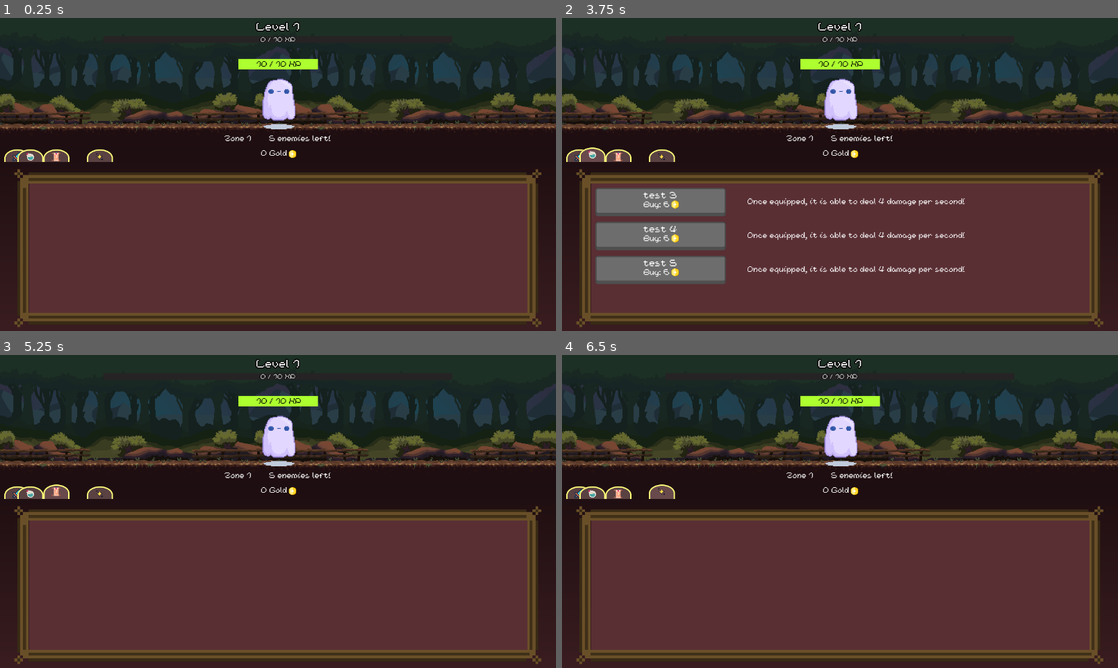
Above: before the commit, frames 1-4 (two rows, left to right).
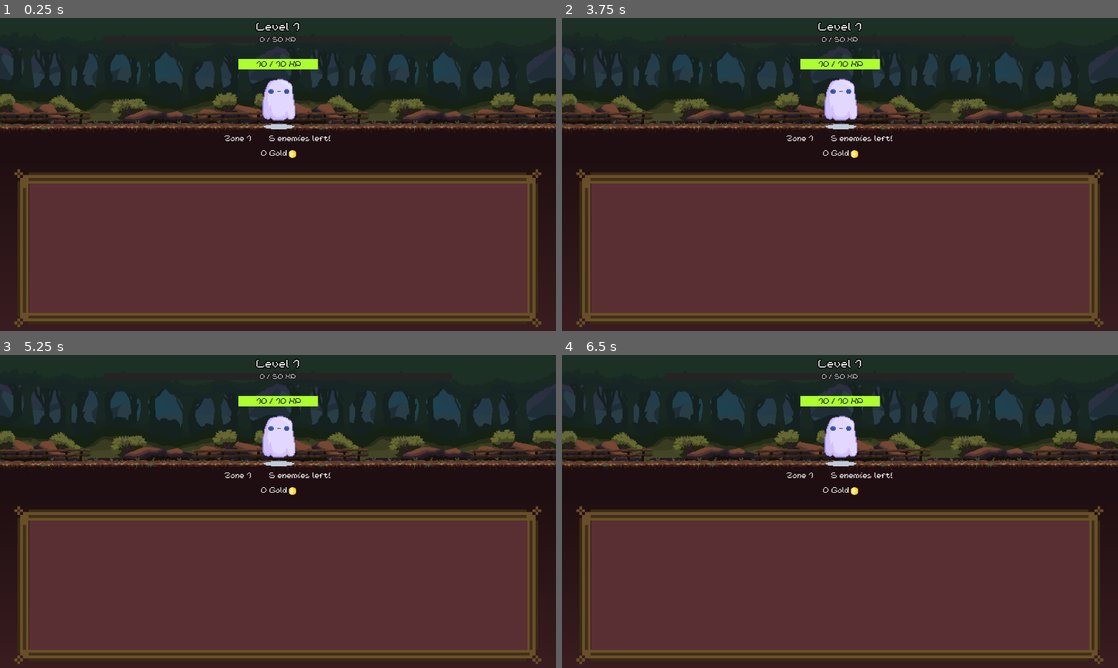
Above: after the commit, the same moments.

Repository: TTTaevas/SwordVenture
Game: Godot game, scene res://game.tscn
Same seed, same stepped clock (60 frames per second), same inputs: the game is played once before the commit and once after it.
Inputs (mouse positions are in pixels of both pictures, inside the frame that each line leads up to):
- Up to frame 1 (0.25 s): no input
- Up to frame 2 (3.75 s): click (578, 155) at 0.52 s; click (589, 155) at 1.27 s; click (617, 155) at 2.02 s; click (662, 155) at 2.77 s; click (578, 155) at 3.52 s
- Up to frame 3 (5.25 s): click (27, 492) at 4.27 s; click (55, 492) at 5.02 s
- Up to frame 4 (6.5 s): click (662, 492) at 5.77 s

The runs differ from the first frame. In frame 1, 0.6% of the frame differs, in the area x 0-54%, y 6-46%; in frame 2, 7.9%, in the area x 0-73%, y 6-85%; in frame 3, 0.7%; in frame 4, 0.7%.

Commit message:
working shop and swordsgit add .

Diff:
--- a/bottom_screen.gd
+++ b/bottom_screen.gd
@@ -3,19 +3,26 @@
 signal gold_change
 
 var categories = [
-	{"name": "swords", "sprite": "res://sprites/icons/sword.png", "level_required": 1},
-	{"name": "potions", "sprite": "res://sprites/icons/potion.png", "level_required": 4},
-	{"name": "scrolls", "sprite": "res://sprites/icons/scroll.png", "level_required": 10},
-	{"name": "enchantments", "sprite": "res://sprites/icons/spark.png", "level_required": 20},
+	{"name": "swords", "sprite": "res://sprites/icons/sword.png", "required_level": 2},
+	{"name": "potions", "sprite": "res://sprites/icons/potion.png", "required_level": 3}, #4
+	{"name": "scrolls", "sprite": "res://sprites/icons/scroll.png", "required_level": 3}, #10
+	{"name": "enchantments", "sprite": "res://sprites/icons/spark.png", "required_level": 3}, #20
 ]
 var shop_category = preload("res://shop_category.tscn")
 
 var items = [
-	{"name": "test 1", "price": 5, "dps": 3, "category": "swords"},
-	{"name": "test 2", "price": 4, "dps": 2, "category": "swords"},
-	{"name": "test 3", "price": 6, "dps": 4, "category": "potions"},
-	{"name": "test 4", "price": 6, "dps": 4, "category": "potions"},
-	{"name": "test 5", "price": 6, "dps": 4, "category": "potions"},
+	{"category": "swords", "price": 5, "dps": 1, "name": "Wooden Stick",
+	"description": "A weird stick an old man sold you. It looks very fragile."},
+	{"category": "swords", "price": 30, "dps": 3, "name": "Stone Sword",
+	"description": "Two rocks assembled on a stick. It's very cubic."},
+	{"category": "swords", "price": 100, "dps": 7, "name": "Iron Sword",
+	"description": "Forged by a blacksmith amateur. You'll have to deal with it."},
+	{"category": "swords", "price": 400, "dps": 20, "name": "Ruby Sword",
+	"description": "Shines like blood. Is it even made with Ruby?"},
+	{"category": "swords", "price": 2000, "dps": 60, "name": "Fire Sword",
+	"description": "A magical sword made of fire. Useful to cook some skeletons."},
+	{"category": "swords", "price": 5000, "dps": 150, "name": "Sapphire Sword",
+	"description": "Infused with magic, this sword shoots waves."},
 ]
 var shop_item = preload("res://shop_button.tscn")
 
@@ -30,11 +37,12 @@
 		var category = shop_category.instantiate()
 		category.cat_name = cat["name"]
 		category.icon = cat["sprite"]
-		category.position.x = cat["level_required"] * 10
+		category.required_level = cat["required_level"]
+		category.hide()
 		add_child(category)
 
 		var shop = shop_selling.instantiate()
-		shop.name = "shop_selling_%s" % cat["name"]
+		shop.name = "Shop_selling_%s" % cat["name"]
 		shop.category = cat["name"]
 		shop.hide()
 		add_child(shop)
@@ -46,13 +54,15 @@
 
 			var item = shop_item.instantiate()
 			item.name = "item_%s" % id
+			item.category = cat["name"]
 			item.i_name = i["name"]
+			item.i_description = i["description"]
 			item.price = i["price"]
 			item.dps = i["dps"]
 			item.connect("buy", buy)
 			shop.find_child("VContainer", true, false).add_child(item)
 
-			# Cheat for scrollbar
+			# Cheat for vertical scrollbar
 			var separator = TextureRect.new()
 			separator.name = "separator_%s" % id
 			separator.texture = GradientTexture2D.new()
@@ -61,6 +71,19 @@
 			separator.texture.gradient.colors = PackedColorArray([Color(0,0,0,0), Color(0,0,0,0)])
 			shop.find_child("VContainer", true, false).add_child(separator)
 
+		# Cheat for horizontal scrollbar
+		if len(filtered_items) > 0:
+			filtered_items.sort_custom(func(a, b): return len(a.description) > len(b.description))
+			var l = filtered_items[0]
+			var x = shop.find_children("item_*", "", true, false)[0].get_theme_font("font").get_string_size(l.description).x
+			var separator = TextureRect.new()
+			separator.name = "separator_horizontal"
+			separator.texture = GradientTexture2D.new()
+			separator.texture.set_width(x * 2)
+			separator.texture.set_height(1)
+			separator.texture.gradient = Gradient.new()
+			separator.texture.gradient.colors = PackedColorArray([Color(0,0,0,0), Color(0,0,0,0)])
+			shop.find_child("Container", true, false).add_child(separator)
 
 func _process(_delta):
 	var screen := get_viewport_rect().size
@@ -83,7 +106,7 @@
 	$ShopBackground.size = ($ShopBorder.size - Vector2(i * 2, i * 2)) * $ShopBorder.scale
 	$ShopBackground.position = ($ShopBorder.position) + Vector2(i, i) * $ShopBorder.scale
 
-	var shops = find_children("shop_selling*", "Control", true, false)
+	var shops = find_children("Shop_selling_*", "Control", true, false)
 	for shop in shops.filter(func(shop): return shop.is_visible()):
 		var container = shop.find_child("Container")
 		container.size = $ShopBackground.size
@@ -94,15 +117,27 @@
 		container.size = Vector2(0, 0)
 		container.position = Vector2(-1920, -1920)
 
-	for cat in categories:
-		var items = shops.filter(func(s): return s.category == cat["name"])[0].find_children("item*", "Control", true, false)
-		for index in len(items):
-			var item = items[index]
+	for e in len(categories):
+		var cat = categories[e]
+		var button = find_child("Shop_category_%s" % cat["name"], false, false)
+
+		if (button.is_visible() == false and get_tree().root.get_node("Game").find_child("Enemy_screen").level >= button.required_level):
+			button.show()
+
+		var x = $ShopBackground.position.x * (e + 1)
+		if len(categories) * button.size.x >= $ShopBackground.size.x - 10 and e != 0:
+			x -= (button.size.x / 2) * e
+		button.position.x = x
+		button.position.y = $ShopBorder.position.y - 18 + (($ShopBorder.scale.y - 0.75) * 18)
+
+		var shop_items = shops.filter(func(s): return s.category == cat["name"])[0].find_children("item*", "Control", true, false)
+		for index in len(shop_items):
+			var item = shop_items[index]
 			item.position.x = 10
 			item.position.y = 10 + (index * (item.size.y * 1.2))
 
-func buy(item, price):
-	gold_change.emit(price)
+func buy(item):
+	gold_change.emit(item.price)
 
 	var arr = bought_items.filter(func(i): return i.name != item.name)
 	arr.push_back(item)
--- a/enemy_screen.gd
+++ b/enemy_screen.gd
@@ -10,7 +10,7 @@
 
 var level = 1
 var experience = 0
-var max_exp = 10
+var max_exp = 50
 
 var animation_ongoing := false
 
@@ -68,7 +68,7 @@
 func spawn_monster():
 	var monster := enemy.instantiate()
 	monster.connect("enemy_death", death)
-	var i = round((randf_range(max_health / 1.2, max_health * 1.2)) * zone)
+	var i = round((randf_range(max_health / 1.2, max_health * 1.2)) * (((zone - 1) * 1.66) if zone > 1 else 1))
 	monster.max_health = i
 	monster.health = i
 	add_child(monster)
--- a/game.gd
+++ b/game.gd
@@ -2,7 +2,6 @@
 
 var gold = 0
 var game_clock = 0
-var second_last_damaged = -1
 
 func _ready():
 	$Enemy_screen.connect("gold_change", func(i): gold += i)
@@ -10,16 +9,23 @@
 
 func _process(delta):
 	game_clock += delta
-	if int(game_clock) != second_last_damaged:
-		second_last_damaged = int(game_clock)
-
-		var enemies = $Bottom_screen.find_children("", "Area2D", false, false)
-		enemies = enemies.filter(func(i): return i.health > 0)
+	if int(game_clock) != 0:
+		game_clock = 0
 
 		var dps = 0
 		var items = $Bottom_screen.bought_items
-		for i in items:
+
+		var swords = items.filter(func(item): return item.category == "swords" and item.equipped == false)
+		for i in swords:
 			dps += i.dps
 
-		if dps != null and enemies.size() > 0:
-			enemies[0].health -= dps
+		var attacks_per_second := 10 if dps >= 10 else 5 if dps >= 5 else 1
+		for i in attacks_per_second:
+			damage_with_sword((1.0 / attacks_per_second) * (i + 1.0), dps / attacks_per_second)
+
+func damage_with_sword(timeout: float, damage: float):
+	await get_tree().create_timer(timeout).timeout
+	var enemies = $Enemy_screen.find_children("", "Area2D", false, false)
+	enemies = enemies.filter(func(i): return i.health > 0)
+	if damage != null and enemies.size() > 0:
+		enemies[0].health -= damage
--- a/shop_button.gd
+++ b/shop_button.gd
@@ -1,16 +1,21 @@
 extends TextureButton
 
-signal buy
+signal buy(item)
 
 var psed := false
 var i_name: String
+var i_description: String
+var category: String
 var current_dps := 0
 var dps: int
+var original_dps: int
 var price: int
 var level := 0
 
 func _ready():
 	$Item.text = i_name
+	$Description.text = i_description
+	original_dps = dps
 
 func _process(_delta):
 	if get_tree().root.get_node("Game").gold < price:
@@ -40,6 +45,18 @@
 		$Stats.text = "Once equipped, it is able to deal %s damage per second!" % dps
 	else:
 		$Stats.text = "Currently does %s dps, will do %s if you level it up!" % [current_dps, dps]
-		$Stats.size = $Stats.get_theme_font("font").get_string_size($Stats.text)
-		$Stats.position.x = $Shop_button.position.x + $Shop_button.size.x + 10
-		$Stats.position.y = $Shop_button.position.y + 10
+
+	$Description.size = $Description.get_theme_font("font").get_string_size($Description.text)
+	$Description.position.x = size.x + 10
+	$Description.position.y = 15
+
+	$Stats.size = $Stats.get_theme_font("font").get_string_size($Stats.text)
+	$Stats.position.x = size.x + 10
+	$Stats.position.y = 35
+
+func _pressed():
+	buy.emit({"name": i_name, "price": price, "category": category, "dps": dps, "equipped": false})
+	price = ceil(price * 1.07)
+	level += 1
+	current_dps = dps
+	dps += original_dps
--- a/shop_button.tscn
+++ b/shop_button.tscn
@@ -53,3 +53,12 @@
 offset_bottom = 47.0
 text = "Some stats"
 label_settings = ExtResource("5_nhsk4")
+
+[node name="Description" type="Label" parent="."]
+layout_mode = 0
+offset_left = 94.0
+offset_top = 93.0
+offset_right = 203.0
+offset_bottom = 116.0
+text = "The item's epic description!"
+label_settings = ExtResource("5_nhsk4")
--- a/shop_category.gd
+++ b/shop_category.gd
@@ -3,6 +3,7 @@
 var cat_name: String
 var icon: String
 var normal_position: int
+var required_level: int
 
 func _ready():
 	name = "Shop_category_%s" % cat_name
@@ -12,15 +13,14 @@
 func _process(_delta):
 	$Icon.position.y = normal_position - 5 if button_pressed else normal_position
 
-
 func _pressed():
 	var parent = get_parent()
 	if button_pressed and parent.name != "root":
-		parent.find_child("shop_selling_%s" % cat_name, false, false).show()
+		parent.find_child("Shop_selling_%s" % cat_name, false, false).show()
 		var categories = parent.find_children("Shop_category*", "", false, false).filter(func(i): return i != self)
 		for category in categories:
 			if category.button_pressed:
 				category.set_pressed_no_signal(false)
-				parent.find_child("shop_selling_%s" % category.cat_name, false, false).hide()
+				parent.find_child("Shop_selling_%s" % category.cat_name, false, false).hide()
 	else:
-		parent.find_child("shop_selling_%s" % cat_name, false, false).hide()
+		parent.find_child("Shop_selling_%s" % cat_name, false, false).hide()
--- a/test.tscn
+++ /dev/null
@@ -1,22 +0,0 @@
-[gd_scene format=3 uid="uid://car3ywuboe400"]
-
-[node name="ScrollContainer" type="ScrollContainer"]
-offset_right = 205.0
-offset_bottom = 69.0
-
-[node name="VBoxContainer" type="VBoxContainer" parent="."]
-layout_mode = 2
-theme_override_constants/separation = 10
-
-[node name="TabContainer" type="TabContainer" parent="."]
-layout_mode = 2
-
-[node name="Button2" type="Button" parent="TabContainer"]
-layout_mode = 2
-text = "test"
-
-[node name="Button" type="Button" parent="TabContainer"]
-visible = false
-custom_minimum_size = Vector2(10, 30)
-layout_mode = 2
-text = "test"
